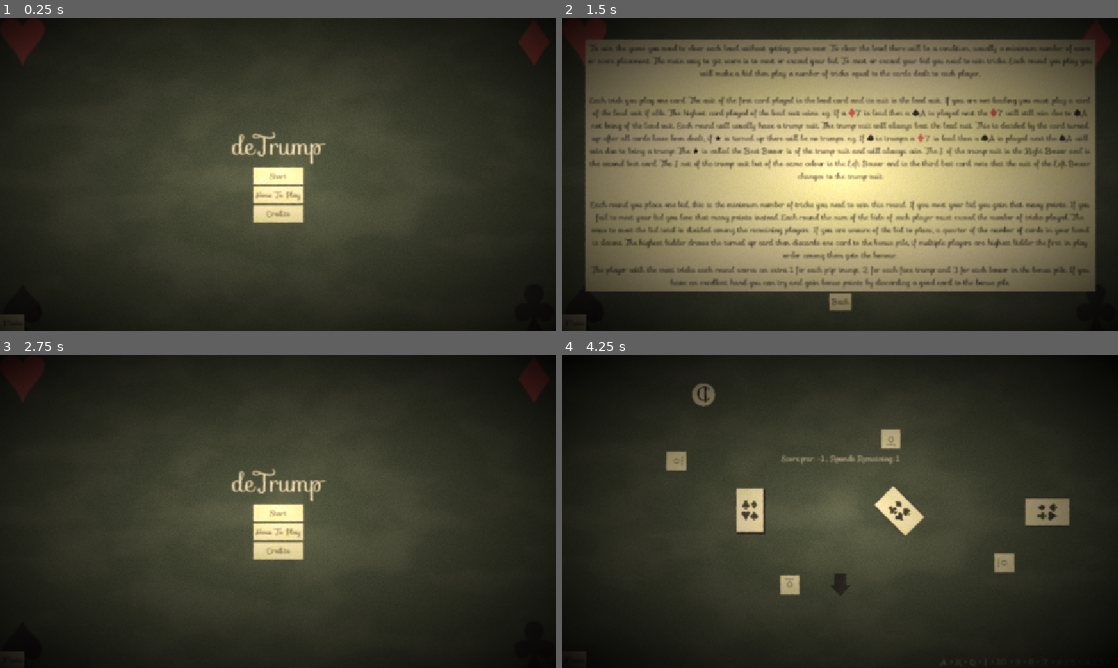
Above: before the commit, frames 1-4 (two rows, left to right).
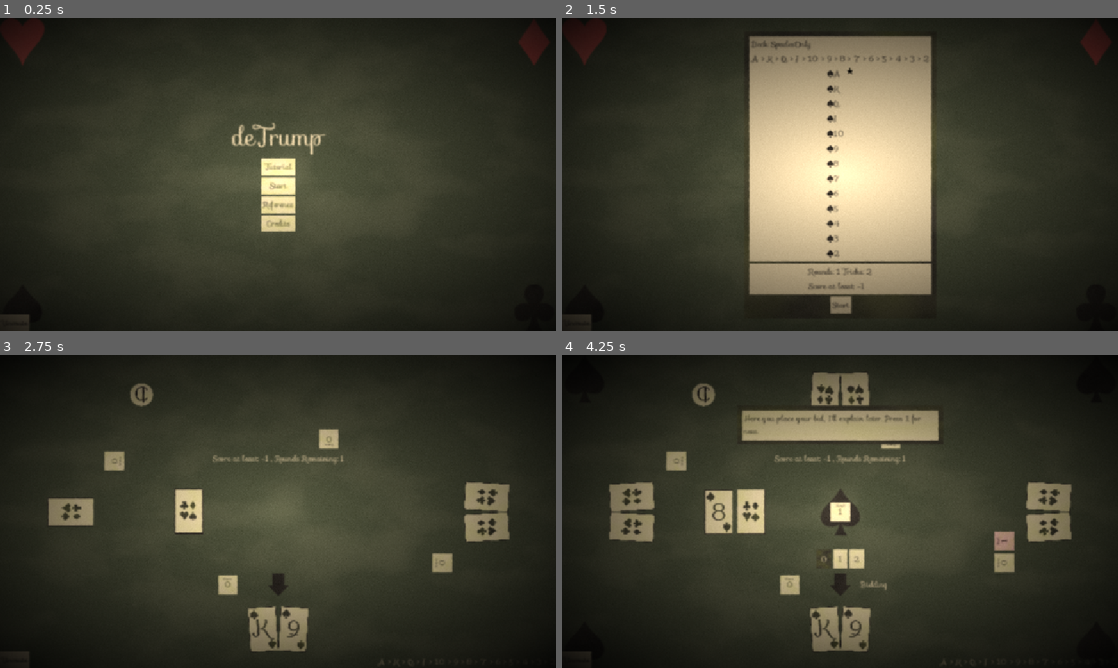
Above: after the commit, the same moments.

Repository: CMurtagh-LGTM/brackeys25.2
Game: Godot game, scene res://Main.tscn
Two runs of this game, one before a commit and one after it. Both use one fixed random seed, a clock stepped at 60 frames per second and the inputs below. Sound files missing from this copy of the repository are replaced by a short silence.
Inputs (mouse positions are in pixels of both pictures, inside the frame that each line leads up to):
- Up to frame 1 (0.25 s): no input
- Up to frame 2 (1.5 s): click (840, 165) at 0.5 s, where only the run after the commit has a clickable "Tutorial"; click (840, 193) at 1.25 s, where only the run before the commit has a clickable "How To Play"
- Up to frame 3 (2.75 s): click (278, 642) at 2 s, where only the run after the commit has a clickable "Start"
- Up to frame 4 (4.25 s): click (840, 511) at 2.75 s, where only the run before the commit has a clickable "Start"; click (840, 642) at 3.5 s, where only the run before the commit has a clickable "Start"

The runs differ from the first frame. In frame 1, 2.2% of the frame differs, in the area x 4-59%, y 33-100%; in frame 2, 56%, in the area x 4-96%, y 5-100%; in frame 3, 7.9%; in frame 4, 11%.

Commit message:
Tutorial

Diff:
--- a/GameManager/GameInfo.gd
+++ b/GameManager/GameInfo.gd
@@ -8,3 +8,6 @@
 @export var tricks: int = 7
 @export var win_condition: WinCondition
 @export var hands: int = 4
+
+## Select -1 for a random dealer
+@export_range(-1, 3) var dealer: int = -1
--- a/GameManager/GameManager.gd
+++ b/GameManager/GameManager.gd
@@ -73,6 +73,8 @@
 
 var _current_arrow_point: Hand.Compass
 
+var _tutorial_manager: TutorialManager
+
 const _pile_seperation: float = 10
 const _next_position_offset: Vector2 = Vector2(74, 56)
 const _bid_position_offset: Vector2 = Vector2(0, 100)
@@ -81,6 +83,7 @@
 const _discard_pile_position_offset: Vector2 = - _deck_position_offset
 const _bonus_pile_position_offset: Vector2 = - _deck_position_offset + Vector2.RIGHT * (Card.width + _pile_seperation)
 const _win_condition_position_offset: Vector2 = Vector2.UP * 110
+const _tutorial_manager_position_offset: Vector2 = Vector2.UP * 180
 
 func set_deck_info(deck_info: DeckInfo) -> void:
 	assert(not initialized)
@@ -106,29 +109,29 @@
 	assert(count >= 2 and count <= 4)
 	_hand_count = count
 
+func set_dealer(dealer: int) -> void:
+	assert(dealer >= -1 and dealer < _hand_count)
+	_dealer = dealer
+
 func set_triumphs(triumphs: Array[Triumph]) -> void:
 	assert(not initialized)
 	_triumphs = triumphs
+
+func set_tutorial_manager(tutorial_manager: TutorialManager) -> void:
+	assert(not initialized)
+	_tutorial_manager = tutorial_manager
 
 func _ready() -> void:
 	initialized = true
 	globals.viewport_resize.connect(_on_viewport_resize)
 
+	if _tutorial_manager != null:
+		add_child(_tutorial_manager)
+
 	_start_game()
 
 func _calculate_triumph_game_state() -> TriumphGameState:
 	return TriumphGameState.new(_hands[0], _hands, _deck, _discard_pile, _bonus_pile, _origin, _game_state)
-
-func _on_hand_play(card: Card) -> void:
-	_hands[_current_hand].lose_turn()
-	await _trick.add_card(card, _game_state.trump(), _hand_index_to_compass(_current_hand))
-	_current_hand += 1
-	_current_hand %= _hands.size()
-	if _trick.card_count() >= _hands.size():
-		_end_trick()
-		return
-	_hands[_current_hand].gain_turn()
-	_point_to_hand(_hand_index_to_compass(_current_hand))
 
 func _start_game() -> void:
 	_deals_remaining = _deal_count
@@ -169,7 +172,8 @@
 	_hands[0].set_is_player()
 	for hand_index: int in range(1, _hands.size()):
 		_hands[hand_index].set_ai(AI.new(_ai_info))
-	_dealer = randi_range(0, _hands.size() - 1)
+	if _dealer == -1:
+		_dealer = randi_range(0, _hands.size() - 1)
 
 	for bid_index: int in _game_state.trick_count() + 1:
 		_game_state.add_bid(NormalBid.new(bid_index))
@@ -188,6 +192,9 @@
 			return
 		return a.get_total_score() > b.get_total_score()
 	)
+
+	if _tutorial_manager != null:
+		remove_child(_tutorial_manager)
 
 	finished.emit(positions.find(_hands[0]), _hands[0].get_total_score())
 
@@ -219,6 +226,11 @@
 
 func _triumphs_before_bid() -> void:
 	_point_to_hand(_hand_index_to_compass(0))
+
+	if _tutorial_manager.is_triumph_bid():
+		await _tutorial_manager.show_next()
+	_tutorial_manager.dismiss_popup()
+
 	var game_state := _calculate_triumph_game_state()
 
 	_triumph_chooser.visible = true
@@ -246,6 +258,10 @@
 		triumph.reset_use()
 
 	_start_bid()
+
+func _show_bid_tutorial() -> void:
+	if _tutorial_manager.is_bid():
+		await _tutorial_manager.show_next()
 
 func _start_bid() -> void:
 	# Get bids from players
@@ -264,7 +280,9 @@
 		var minimum_bid: int = max(ceilf((_game_state.trick_count() - current_total + 1) / float(_hands.size() - relative_bid_index)), 0)
 
 		if hand.is_player():
+			_show_bid_tutorial()
 			await hand.player_bid(minimum_bid)
+			_tutorial_manager.dismiss_popup()
 		else:
 			var current_bid_score: int = _hands[highest_bidder_index].current_bid().score(_game_state) if _hands[highest_bidder_index].current_bid() else 0
 			await hand.ai_bid(minimum_bid, _game_state.trick_count() - 1, current_bid_score, _deck.peek_top())
@@ -301,11 +319,39 @@
 	_bonus_label.text = str(_calculate_bonus_score())
 	_bonus_label.visible = not _bonus_pile.is_empty()
 
+func _show_hand_play_tutorial() -> void:
+	# dismissed at the start of play and end_trick
+	if _hands[_current_hand].is_player() and _tutorial_manager.is_play():
+		await _tutorial_manager.show_next()
+
 func _start_trick() -> void:
+	if _tutorial_manager.is_trick():
+		await _tutorial_manager.show_next()
+	_tutorial_manager.dismiss_popup()
+	_show_hand_play_tutorial()
+
 	_hands[_current_hand].gain_turn()
 	_point_to_hand(_hand_index_to_compass(_current_hand))
 
+func _on_hand_play(card: Card) -> void:
+	_tutorial_manager.dismiss_popup()
+
+	_hands[_current_hand].lose_turn()
+	await _trick.add_card(card, _game_state.trump(), _hand_index_to_compass(_current_hand))
+	_current_hand += 1
+	_current_hand %= _hands.size()
+	if _trick.card_count() >= _hands.size():
+		_end_trick()
+		return
+
+	_show_hand_play_tutorial()
+
+	_hands[_current_hand].gain_turn()
+	_point_to_hand(_hand_index_to_compass(_current_hand))
+
 func _end_trick() -> void:
+	_tutorial_manager.dismiss_popup()
+
 	var winner: Hand.Compass = _trick.get_winner(_game_state.trump())
 	_point_to_hand(winner)
 	_current_hand = _compass_to_hand_index(winner)
@@ -423,6 +469,9 @@
 	_deck_order_label.position = globals.viewport_size - _deck_order_label.size
 	_origin.position = globals.viewport_center()
 
+	if _tutorial_manager != null:
+		_tutorial_manager.position = globals.viewport_center() + _tutorial_manager_position_offset
+
 	if _game_state.turnup():
 		_game_state.turnup().position = globals.viewport_center() + _turnup_position_offset
 
--- a/GameManager/WinConditions/ParWinCondition.gd
+++ b/GameManager/WinConditions/ParWinCondition.gd
@@ -4,7 +4,7 @@
 @export var par: int = 3
 
 func to_label() -> String:
-	return "Score par: " + str(par)
+	return "Score at least: " + str(par)
 
 func has_won(_place: int, score: int) -> bool:
 	return score >= par
--- a/Globals.gd
+++ b/Globals.gd
@@ -49,7 +49,7 @@
 const debug_ai: bool = false
 var open_hands: bool = debug_ai
 
-var muted: bool = false
+var muted: bool = true # TODO false
 
 const forced_triumph: TriumphInfo = null # preload("res://Resources/Triumph/Agent.tres")
 
--- a/Menu/MainMenu.gd
+++ b/Menu/MainMenu.gd
@@ -4,7 +4,7 @@
 @onready var _menu_buttons: Node2D = $MenuButtons
 @onready var _menu_tabs: TabContainer = %MenuTabs
 
-signal start_pressed
+signal start_pressed(use_tutorial: bool)
 
 func _ready() -> void:
 	globals.viewport_resize.connect(_on_viewport_resize)
@@ -13,9 +13,13 @@
 func _on_viewport_resize() -> void:
 	_menu_buttons.position = globals.viewport_center()
 
+func _on_tutorial_pressed() -> void:
+	_menu_tabs.current_tab = 0
+	start_pressed.emit(true)
+
 func _on_start_pressed() -> void:
 	_menu_tabs.current_tab = 0
-	start_pressed.emit()
+	start_pressed.emit(false)
 
 func _on_how_to_play_pressed():
 	_menu_tabs.current_tab = 1
--- a/Menu/MainMenu.tscn
+++ b/Menu/MainMenu.tscn
@@ -122,6 +122,24 @@
 layout_mode = 2
 alignment = 1
 
+[node name="Tutorial" type="Button" parent="MenuButtons/MenuTabs/VBoxContainer/CenterContainer/VBoxContainer"]
+layout_mode = 2
+focus_mode = 0
+text = "Tutorial"
+
+[node name="Mould" parent="MenuButtons/MenuTabs/VBoxContainer/CenterContainer/VBoxContainer/Tutorial" instance=ExtResource("2_tma8a")]
+material = SubResource("ShaderMaterial_exbqw")
+layout_mode = 1
+anchors_preset = 15
+anchor_right = 1.0
+anchor_bottom = 1.0
+offset_left = 0.0
+offset_top = 0.0
+offset_right = 0.0
+offset_bottom = 0.0
+grow_horizontal = 2
+grow_vertical = 2
+
 [node name="Start" type="Button" parent="MenuButtons/MenuTabs/VBoxContainer/CenterContainer/VBoxContainer"]
 layout_mode = 2
 focus_mode = 0
@@ -143,7 +161,7 @@
 [node name="HowToPlay" type="Button" parent="MenuButtons/MenuTabs/VBoxContainer/CenterContainer/VBoxContainer"]
 layout_mode = 2
 focus_mode = 0
-text = "How To Play"
+text = "Reference"
 
 [node name="Mould" parent="MenuButtons/MenuTabs/VBoxContainer/CenterContainer/VBoxContainer/HowToPlay" instance=ExtResource("2_tma8a")]
 material = SubResource("ShaderMaterial_tpenk")
@@ -288,6 +306,7 @@
 grow_horizontal = 2
 grow_vertical = 2
 
+[connection signal="pressed" from="MenuButtons/MenuTabs/VBoxContainer/CenterContainer/VBoxContainer/Tutorial" to="." method="_on_tutorial_pressed"]
 [connection signal="pressed" from="MenuButtons/MenuTabs/VBoxContainer/CenterContainer/VBoxContainer/Start" to="." method="_on_start_pressed"]
 [connection signal="pressed" from="MenuButtons/MenuTabs/VBoxContainer/CenterContainer/VBoxContainer/HowToPlay" to="." method="_on_how_to_play_pressed"]
 [connection signal="pressed" from="MenuButtons/MenuTabs/VBoxContainer/CenterContainer/VBoxContainer/Credits" to="." method="_on_credits_pressed"]
--- a/Resources/Games/One.tres
+++ b/Resources/Games/One.tres
@@ -30,4 +30,5 @@
 tricks = 2
 win_condition = SubResource("Resource_u6gwy")
 hands = 4
+dealer = 2
 metadata/_custom_type_script = "uid://c2wr4vn8g6efw"
--- a/Resources/Games/Two.tres
+++ b/Resources/Games/Two.tres
@@ -30,4 +30,5 @@
 tricks = 3
 win_condition = SubResource("Resource_ve83l")
 hands = 4
+dealer = 2
 metadata/_custom_type_script = "uid://c2wr4vn8g6efw"
--- a/Resources/Triumph/Insomniac.tres
+++ b/Resources/Triumph/Insomniac.tres
@@ -11,7 +11,7 @@
 [resource]
 script = ExtResource("1_b2oh0")
 texture = ExtResource("2_faxor")
-description = "Place the current turnup in the discard pile and draw a new one."
+description = "Place the current turned up card in the discard pile and draw a new one."
 exhausts = true
 action = SubResource("Resource_62wwf")
 metadata/_custom_type_script = "uid://chanul83o6q5u"
--- a/Resources/Triumph/Monk.tres
+++ b/Resources/Triumph/Monk.tres
@@ -19,7 +19,7 @@
 [resource]
 script = ExtResource("1_0kalp")
 texture = ExtResource("4_4bbm7")
-description = "Add 0s to the deck. Activate to discard all 0s then draw to refill hand."
+description = "Add 0s to the deck. Activate to discard all 0s then draw to refill hand. You can repeat this activation."
 exhausts = false
 game_modifier = SubResource("Resource_pp2nd")
 action = SubResource("Resource_q2bk6")
--- a/SceneManager.gd
+++ b/SceneManager.gd
@@ -24,15 +24,18 @@
 	_game_preview.visible = false
 	_triumph_pool = TriumphPool.new()
 	while true:
-		await _show_main_menu()
-		await _play()
+		var tutorial_manager: TutorialManager = null
+		if await _show_main_menu():
+			tutorial_manager = TutorialManager.instantiate()
+		await _play(tutorial_manager)
 
-func _show_main_menu() -> void:
+func _show_main_menu() -> bool:
 	_main_menu.visible = true
-	await _main_menu.start_pressed
+	var use_tutorial:bool = await _main_menu.start_pressed
 	_main_menu.visible = false
+	return use_tutorial
 
-func _play() -> void:
+func _play(tutorial_manager: TutorialManager) -> void:
 	_triumph_pool.reset()
 	var triumphs: Array[Triumph] = []
 	var index: int = 0
@@ -49,7 +52,9 @@
 		game_manager.set_trick_count(game.tricks)
 		game_manager.set_win_condition(game.win_condition.to_label())
 		game_manager.set_hand_count(game.hands)
+		game_manager.set_dealer(game.dealer)
 		game_manager.set_triumphs(triumphs)
+		game_manager.set_tutorial_manager(tutorial_manager)
 
 		add_child(game_manager)
 		# Can't be Array[int], as much as I'd like that
@@ -63,6 +68,13 @@
 		if not game.win_condition.has_won(place, score):
 			await _show_game_over(place, score, game.win_condition.to_label())
 			return
+
+		if tutorial_manager.is_triumph():
+			add_child(tutorial_manager)
+			tutorial_manager.position = globals.viewport_center()
+			await tutorial_manager.show_next()
+			tutorial_manager.dismiss_popup()
+		remove_child(tutorial_manager)
 
 		if index < games.size() - 1:
 			await _show_triumph_chooser(triumphs)
--- /dev/null
+++ b/Tutorial/TutorialManager.gd
@@ -0,0 +1,115 @@
+class_name TutorialManager
+extends Node2D
+
+const _scene: PackedScene = preload("res://Tutorial/TutorialManager.tscn")
+
+@onready var _popup: TutorialPopup = $TutorialPopup
+
+var _tutorials: Array[TutorialStep] = [
+	TutorialStep.new(
+	"""Here you place your bid, I'll explain later. Press 1 for now.""", TutorialStep.Step.BID, false
+	),
+	TutorialStep.new(
+	"""You now will play 2 tricks. To take the trick you must play the highest card.""", TutorialStep.Step.TRICK, true
+	),
+	TutorialStep.new(
+	"""Play any card for now.""", TutorialStep.Step.PLAY, false
+	),
+	TutorialStep.new(
+	"""Notice that [img=16 color=#37322D]res://Assets/Characters/Joker.svg[/img] and \
+[img=16 color=#37322D]res://Assets/Suits/Spade.svg[/img]J will beat all other cards. \
+These are the Best Bower and Right Bower respectively. \
+Play another card.""", TutorialStep.Step.PLAY, false
+	),
+	TutorialStep.new(
+	"""You will now choose a triumph, these are abilities to help you win. \
+They can only be used once per match - unless stated otherwise. \
+Do not press pass, you will not get a triumph if you do so.""", TutorialStep.Step.TRIUMPH, true
+	),
+	TutorialStep.new(
+	"""You can now choose what triumphs you wish to play. \
+You can play any number of triumphs each round but most triumphs can only be played once a match. \
+Press pass if you want to save the remaining triumphs for a later round.""", TutorialStep.Step.TRIUMPH_BID, true # TODO make work
+	),
+	TutorialStep.new(
+	"""Placing a bid is important. This sets the minimum amount of tricks you need to take this round, so lower bids are good. \
+If you meet it you gain that much score, but if you fail you will lose that much score.
+To pass this match you must place at least 3rd, if you manage to meet each bid you place this match you should acheive that, \
+so place the minimum bid each round.""", TutorialStep.Step.BID, false
+	),
+	TutorialStep.new(
+	"""Now there are 2 suits. If you have cards of the same suit that the leading player played you must play one of them.""", TutorialStep.Step.PLAY, false
+	),
+	TutorialStep.new(
+	"""You see that the pips in the center and corners of the screen show the suit of the card turned up before players placed their bids. \
+This is the trump suit, the trump suit will always beat cards of other suits.""", TutorialStep.Step.PLAY, false
+	),
+	TutorialStep.new(
+	"""The player who scored the highest is given the turned up card - ties are broken by turn order. \
+They then discard a card to the bonus pile.""", TutorialStep.Step.BID, false
+	),
+	TutorialStep.new(
+	"""You see that the pips in the center and corners of the screen show the suit of the card turned up before players placed their bids. \
+This is the trump suit, the trump suit will always beat cards of other suits.""", TutorialStep.Step.PLAY, false
+	),
+	TutorialStep.new(
+	"""The J that doesn't show the trump suit is the Left Bower and only loses to other bowers. \
+This card is not of the suit shown but is of the trump suit.""", TutorialStep.Step.PLAY, false
+	),
+	TutorialStep.new(
+	"""Now there are four suits. If you play a card that isn't of the leading suit or trump suit it can not win. \
+Onlt the Js of the trump colour are bowers, the other 2 Js behave normally.""", TutorialStep.Step.BID, false
+	),
+	TutorialStep.new(
+	"""The player who takes the most tricks each round gains bonus score depending on cards in the bonus pile.
+Trump number cards are worth 1, trump letter cards of the trump suit are worth 2 and bowers are worth 3, \
+cards not of the trump suit are worthless.""", TutorialStep.Step.BID, false
+	),
+	TutorialStep.new(
+	"""The total bid must exceed the total number of tricks playerd - at least one player will not meet their bid. \
+Each player's minimum bid is the target bid minus the culmative bid total divided by players yet to bid. \
+So if you bid high future players can bid lower this round.""", TutorialStep.Step.BID, false
+	),
+]
+
+var _tutorial_index: int = 0
+
+func is_bid() -> bool:
+	if _tutorial_index >= _tutorials.size():
+		return false
+	return _tutorials[_tutorial_index].step == TutorialStep.Step.BID
+
+func is_trick() -> bool:
+	if _tutorial_index >= _tutorials.size():
+		return false
+	return _tutorials[_tutorial_index].step == TutorialStep.Step.TRICK
+
+func is_play() -> bool:
+	if _tutorial_index >= _tutorials.size():
+		return false
+	return _tutorials[_tutorial_index].step == TutorialStep.Step.PLAY
+
+func is_triumph() -> bool:
+	if _tutorial_index >= _tutorials.size():
+		return false
+	return _tutorials[_tutorial_index].step == TutorialStep.Step.TRIUMPH
+
+func is_triumph_bid() -> bool:
+	if _tutorial_index >= _tutorials.size():
+		return false
+	return _tutorials[_tutorial_index].step == TutorialStep.Step.TRIUMPH_BID
+
+func show_next() -> void:
+	_popup.visible = true
+	var tutorial: TutorialStep = _tutorials[_tutorial_index]
+	await _popup.show_popup(tutorial.popup_text, tutorial.ok_button)
+	_tutorial_index += 1
+
+func dismiss_popup() -> void:
+	_popup.visible = false
+
+func _ready() -> void:
+	_popup.visible = false
+
+static func instantiate() -> TutorialManager:
+	return _scene.instantiate()
--- /dev/null
+++ b/Tutorial/TutorialManager.tscn
@@ -0,0 +1,9 @@
+[gd_scene load_steps=3 format=3 uid="uid://bhdiggactfic"]
+
+[ext_resource type="Script" uid="uid://jdvs75c2lheh" path="res://Tutorial/TutorialManager.gd" id="1_uf23h"]
+[ext_resource type="PackedScene" uid="uid://r5hvl35av2yj" path="res://Tutorial/TutorialPopup.tscn" id="2_gba8d"]
+
+[node name="TutorialManager" type="Node2D"]
+script = ExtResource("1_uf23h")
+
+[node name="TutorialPopup" parent="." instance=ExtResource("2_gba8d")]
--- /dev/null
+++ b/Tutorial/TutorialPopup.gd
@@ -0,0 +1,12 @@
+class_name TutorialPopup
+extends Node2D
+
+@onready var _tutorial_text: RichTextLabel = %TutorialText
+@onready var _ok_button: Button = %Ok
+@onready var _ok_container: Container = %OkContainer
+
+func show_popup(text: String, use_ok: bool) -> void:
+	_tutorial_text.text = text
+	_ok_container.visible = use_ok
+	if use_ok:
+		await _ok_button.pressed
--- /dev/null
+++ b/Tutorial/TutorialPopup.tscn
@@ -0,0 +1,88 @@
+[gd_scene load_steps=9 format=3 uid="uid://r5hvl35av2yj"]
+
+[ext_resource type="Script" uid="uid://c3sptld2cywrn" path="res://Tutorial/TutorialPopup.gd" id="1_auvg6"]
+[ext_resource type="PackedScene" uid="uid://dtsvp7okoe2s6" path="res://Mould/Mould.tscn" id="2_gew45"]
+[ext_resource type="Shader" uid="uid://p3mvclycg3my" path="res://Card/Card.gdshader" id="3_si4kn"]
+
+[sub_resource type="StyleBoxFlat" id="StyleBoxFlat_auvg6"]
+bg_color = Color(0.215686, 0.196078, 0.176471, 1)
+
+[sub_resource type="Gradient" id="Gradient_6av1v"]
+offsets = PackedFloat32Array(0, 0.933333, 1)
+colors = PackedColorArray(0.917647, 0.956863, 0.698039, 0, 0.817717, 0.86, 0.3526, 0.25098, 0.817717, 0.86, 0.3526, 0.501961)
+
+[sub_resource type="FastNoiseLite" id="FastNoiseLite_pgrey"]
+noise_type = 3
+frequency = 0.0215
+fractal_octaves = 4
+fractal_lacunarity = 2.5
+fractal_gain = 0.4
+
+[sub_resource type="NoiseTexture2D" id="NoiseTexture2D_ia3ss"]
+width = 316
+seamless = true
+color_ramp = SubResource("Gradient_6av1v")
+noise = SubResource("FastNoiseLite_pgrey")
+
+[sub_resource type="ShaderMaterial" id="ShaderMaterial_feh7i"]
+resource_local_to_scene = true
+shader = ExtResource("3_si4kn")
+shader_parameter/noise = SubResource("NoiseTexture2D_ia3ss")
+shader_parameter/offset = Vector2(0, 0)
+
+[node name="TutorialPopup" type="Node2D"]
+z_index = 1
+script = ExtResource("1_auvg6")
+
+[node name="PanelContainer" type="PanelContainer" parent="."]
+anchors_preset = 8
+anchor_left = 0.5
+anchor_top = 0.5
+anchor_right = 0.5
+anchor_bottom = 0.5
+offset_left = -214.0
+offset_top = -25.5
+offset_right = 214.0
+offset_bottom = 25.5
+grow_horizontal = 2
+grow_vertical = 2
+theme_override_styles/panel = SubResource("StyleBoxFlat_auvg6")
+
+[node name="MarginContainer" type="MarginContainer" parent="PanelContainer"]
+layout_mode = 2
+theme_override_constants/margin_left = 10
+theme_override_constants/margin_top = 10
+theme_override_constants/margin_right = 10
+theme_override_constants/margin_bottom = 10
+
+[node name="CenterContainer" type="CenterContainer" parent="PanelContainer/MarginContainer"]
+layout_mode = 2
+
+[node name="VBoxContainer" type="VBoxContainer" parent="PanelContainer/MarginContainer/CenterContainer"]
+layout_mode = 2
+
+[node name="Panel" type="PanelContainer" parent="PanelContainer/MarginContainer/CenterContainer/VBoxContainer"]
+layout_mode = 2
+
+[node name="TutorialText" type="RichTextLabel" parent="PanelContainer/MarginContainer/CenterContainer/VBoxContainer/Panel"]
+unique_name_in_owner = true
+custom_minimum_size = Vector2(400, 0)
+layout_mode = 2
+bbcode_enabled = true
+fit_content = true
+
+[node name="OkContainer" type="CenterContainer" parent="PanelContainer/MarginContainer/CenterContainer/VBoxContainer"]
+unique_name_in_owner = true
+layout_mode = 2
+
+[node name="Ok" type="Button" parent="PanelContainer/MarginContainer/CenterContainer/VBoxContainer/OkContainer"]
+unique_name_in_owner = true
+layout_mode = 2
+focus_mode = 0
+text = "Ok"
+
+[node name="Mould" parent="PanelContainer" instance=ExtResource("2_gew45")]
+material = SubResource("ShaderMaterial_feh7i")
+layout_mode = 2
+
+[connection signal="pressed" from="PanelContainer/MarginContainer/CenterContainer/VBoxContainer/OkContainer/Ok" to="." method="_on_ok_pressed"]
--- /dev/null
+++ b/Tutorial/TutorialStep.gd
@@ -0,0 +1,19 @@
+class_name TutorialStep
+extends Resource
+
+enum Step {
+	BID, # Before bid
+	TRICK, # Before trick
+	PLAY, # Before play
+	TRIUMPH, # Before triumph choice
+	TRIUMPH_BID, # Before triumph bid choice
+}
+
+@export var popup_text: String
+@export var ok_button: bool
+@export var step: Step
+
+func _init(popup_text_: String = "", step_: Step = Step.BID, ok_button_: bool = false) -> void:
+	popup_text = popup_text_
+	ok_button = ok_button_
+	step = step_
Not shown, added: Tutorial/TutorialManager.gd.uid
Not shown, added: Tutorial/TutorialPopup.gd.uid
Not shown, added: Tutorial/TutorialStep.gd.uid
